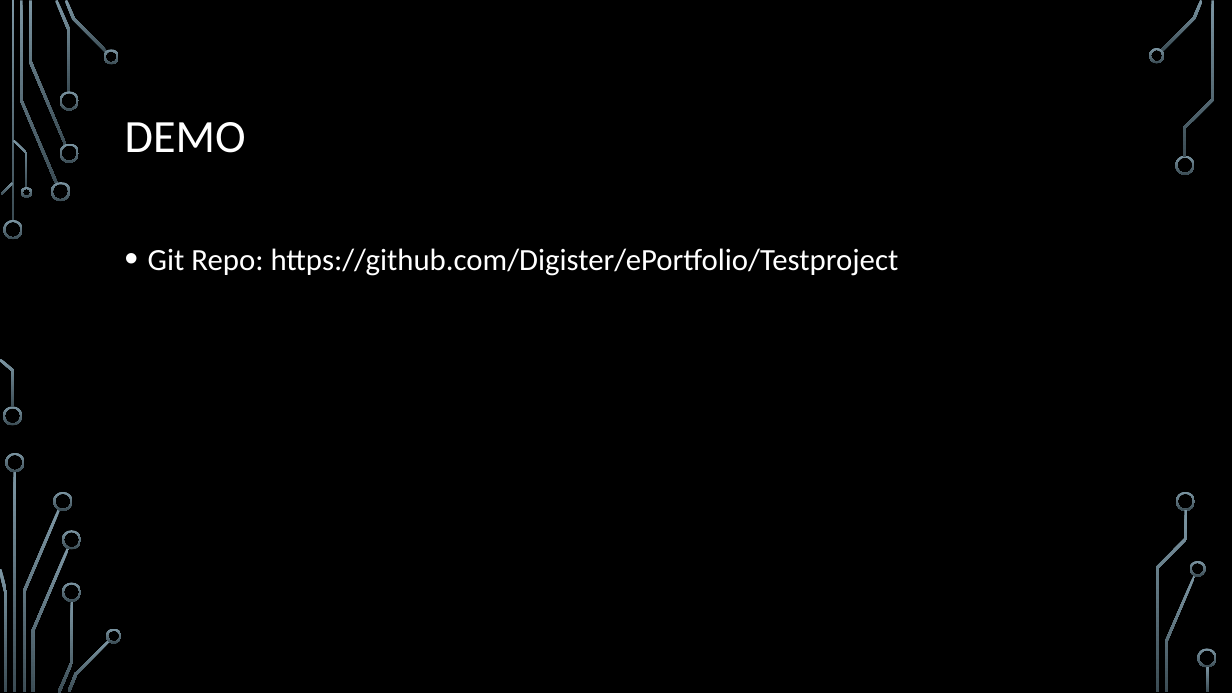
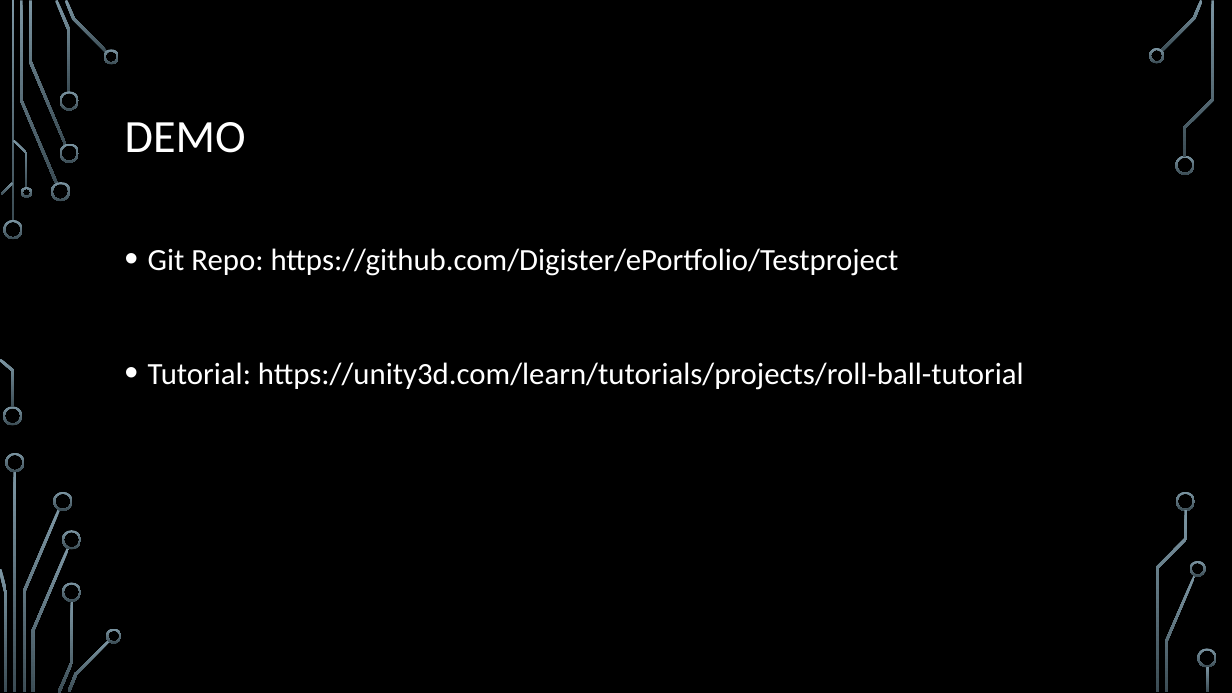
Before and after one commit to Digister/ePortfolio, a slide deck: slide 6 of Unity.pptx. Drawn at 1232x693 pixels with LibreOffice and Linux fonts; fonts in the diff are those of the drawing; background and template pictures are left out. Boxes give left, top, right and bottom in pixels: in the first picture for what was removed or moved away, otherwise in the second. Text is boxed around its words. In the diff, an @@ line names an element or a change of style, - is before the commit and + after.

Commit message:
Added Tutorial Url to Presentation

```diff
--- a/Unity.pptx
+++ b/Unity.pptx
@@ text at [148,362,1024,390]: paragraph added @@
+• Tutorial: https://unity3d.com/learn/tutorials/projects/roll-ball-tutorial
```
Also in this commit, not shown: 1 other slide changed.
